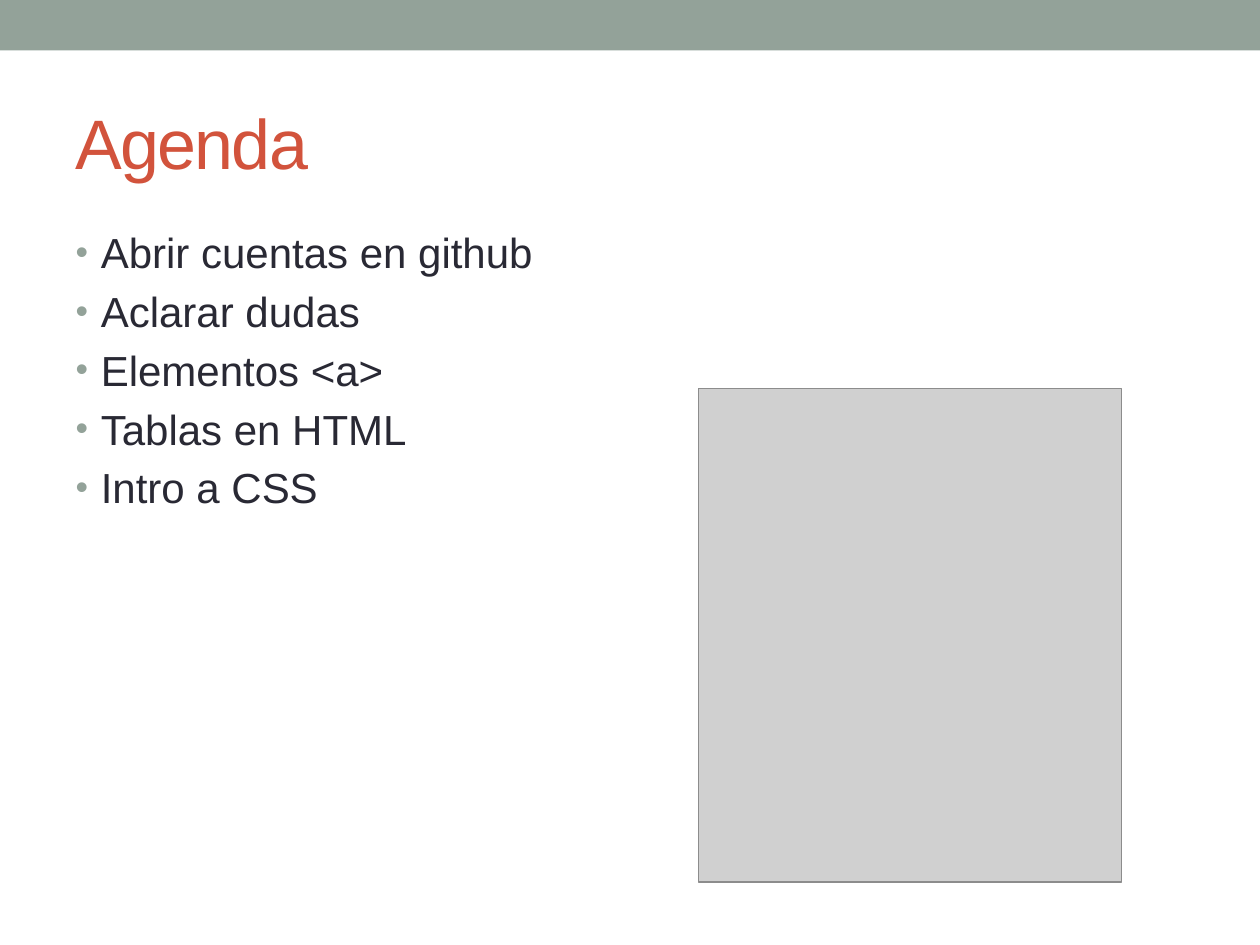
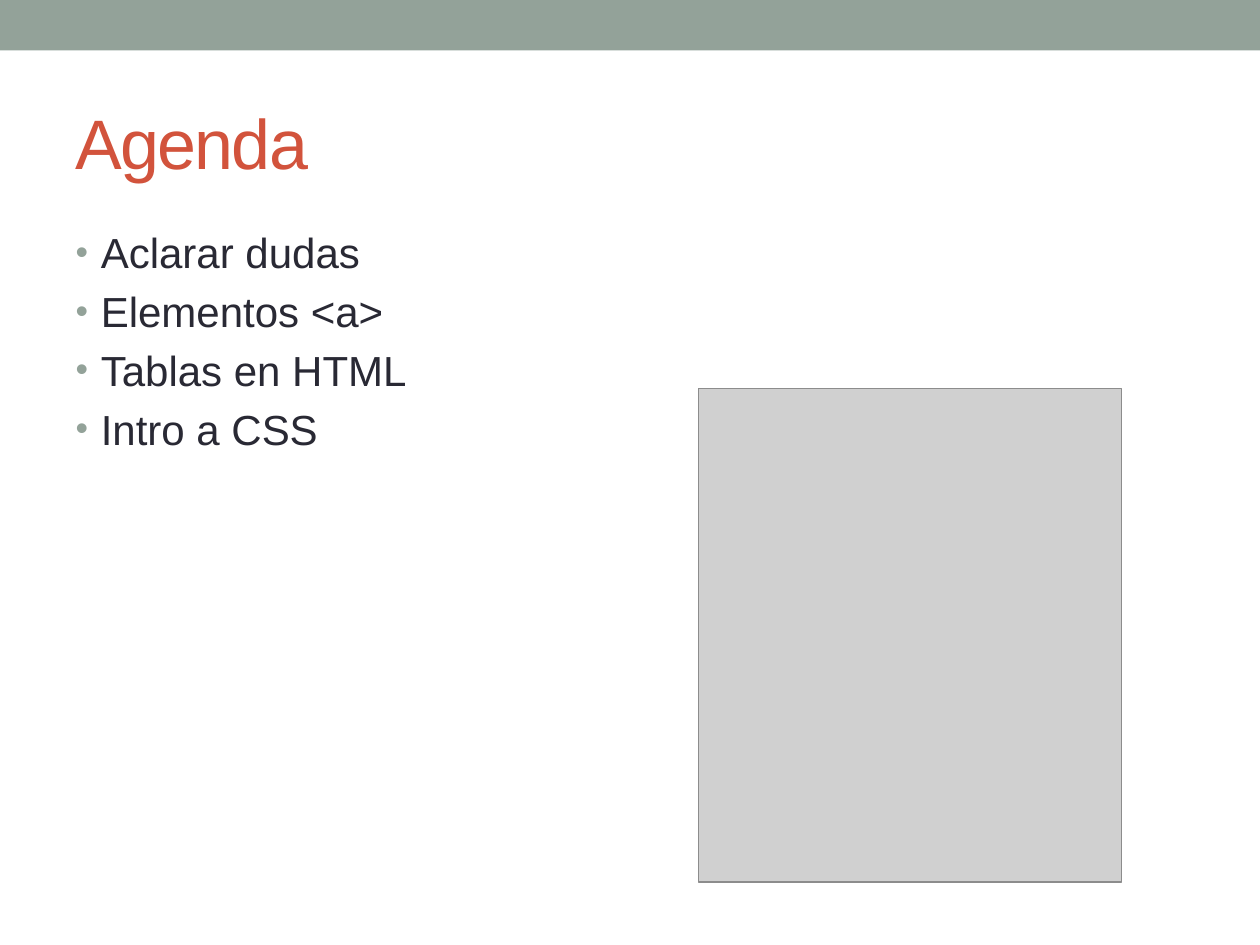
Before and after one commit to esolorzanob/UPI_Diseno, a slide deck: slide 2 of Semana 3.pptx. Drawn at 1260x945 pixels with LibreOffice and Linux fonts; fonts in the diff are those of the drawing; grey boxes stand for pictures. Boxes give left, top, right and bottom in pixels: in the first picture for what was removed or moved away, otherwise in the second. Text is boxed around its words. In the diff, an @@ line names an element or a change of style, - is before the commit and + after.

```diff
--- a/Semana 3.pptx
+++ b/Semana 3.pptx
@@ text at (x1=101, y1=237, x2=532, y2=277): paragraph removed @@
-• Abrir cuentas en github
```
Also in this commit, not shown: 5 other files.
